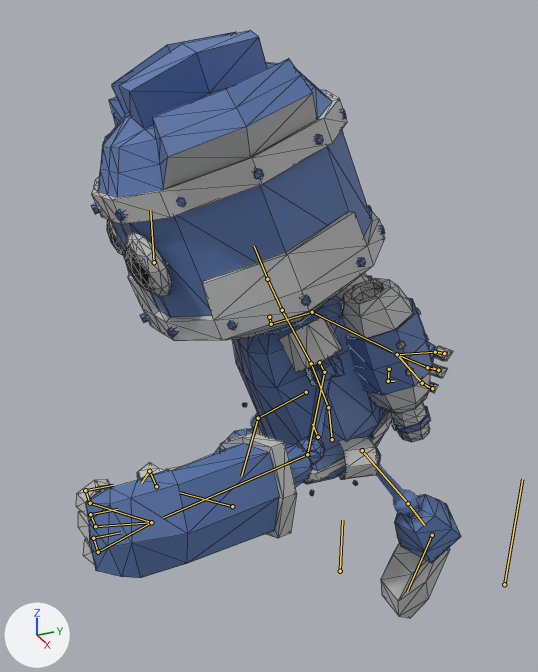
The glTF model graphics/gtlf2/robot/Robot.glb: old version first, new version second.
One viewpoint serves both versions: a 50 mm lens placed at (5.12, -2.91, 5.34), pointed at (-0.18, -0.52, 2.69). The axes (+X, +Y, +Z) are drawn at lower left. The lights are the same throughout. Both versions are drawn at frame 7 of the action 'Robot_Sprinting'; the numbers are the values there. The bones that bend it are drawn over the model as lines. Mesh edges are drawn as thin lines on the coarser meshes.

Objects in the first picture: 'Arm.L', 'Foot.L', 'Hand.L', 'Head', 'Jetpack', 'Leg.L', 'LowerLeg.L', 'Torso'.
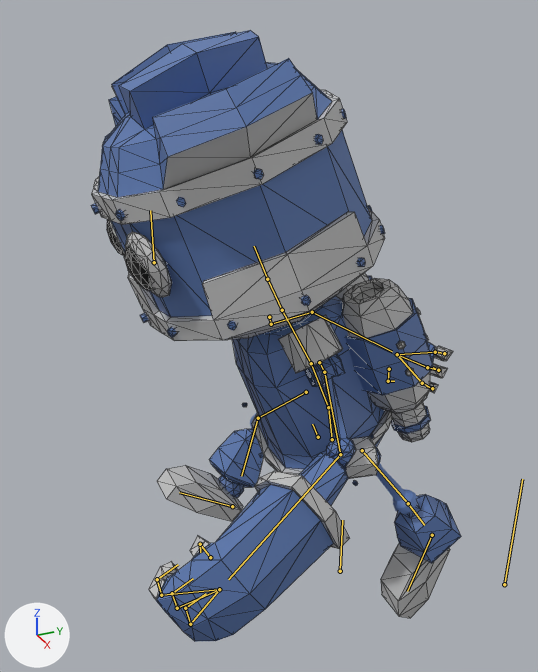
Location of each change, [x1, y1, x2, y2] in pixels of the pictures (538 x 672 px):
```json
{"object": "Hand.L", "change": "posed", "before": [76, 432, 312, 578], "after": [149, 453, 350, 642], "on screen": "15% narrower, 29% taller"}
{"object": "Arm.L", "change": "posed", "before": [297, 378, 331, 465], "after": [323, 377, 356, 468]}
{"object": "Foot.R", "change": "unchanged, uncovered by the edit", "before": [165, 466, 182, 471], "after": [157, 465, 243, 521]}
{"object": "LowerLeg.R", "change": "unchanged, uncovered by the edit", "before": [215, 429, 255, 453], "after": [209, 429, 263, 498]}
{"bone": "UpperArm.L", "before": "(324, 372) to (307, 454)", "after": "(324, 372) to (340, 454)"}
```

Edits to the scene script, one JSON object a line:
```json
{"block": "bone_upperarm_l", "where": "bone_upperarm_l = bpy.data.objects['RobotArmature'].pose.bones['UpperArm.L']  # child of 'Shoulder.L'"}
{"op": "set", "path": "bone_upperarm_l.rotation_quaternion", "old": "(0.932, -0.013, -0.155, -0.327)", "new": "(0.993, -0.03, -0.036, -0.107)", "note": "degrees (5, -17, -39) -> degrees (-3, -4, -12)"}
```
